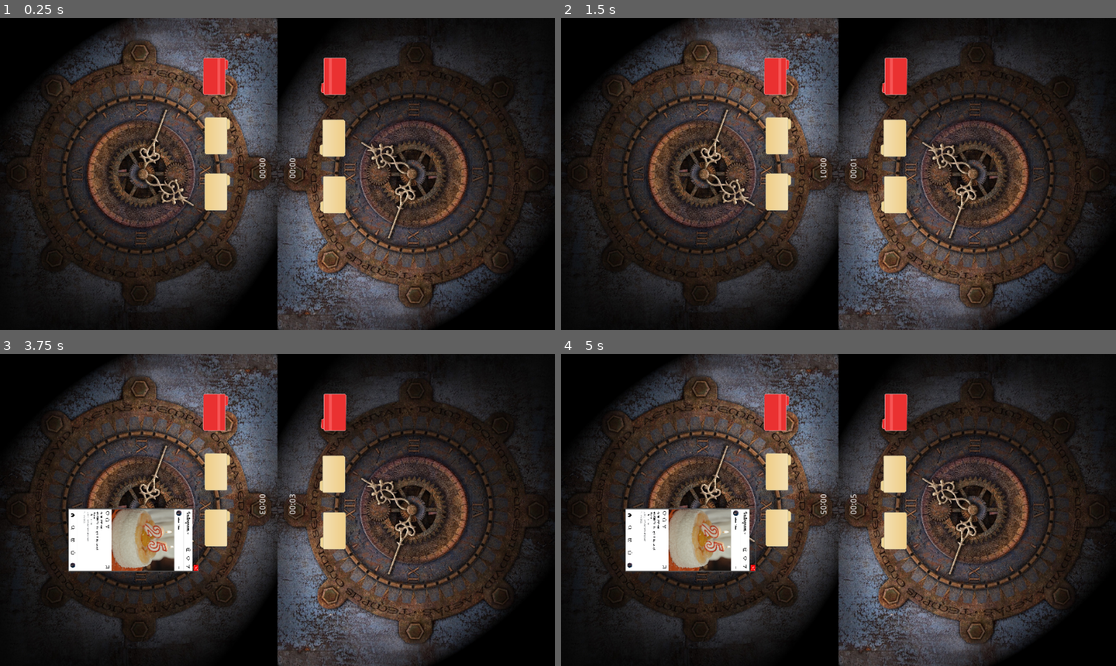
Above: before the commit, frames 1-4 (two rows, left to right).
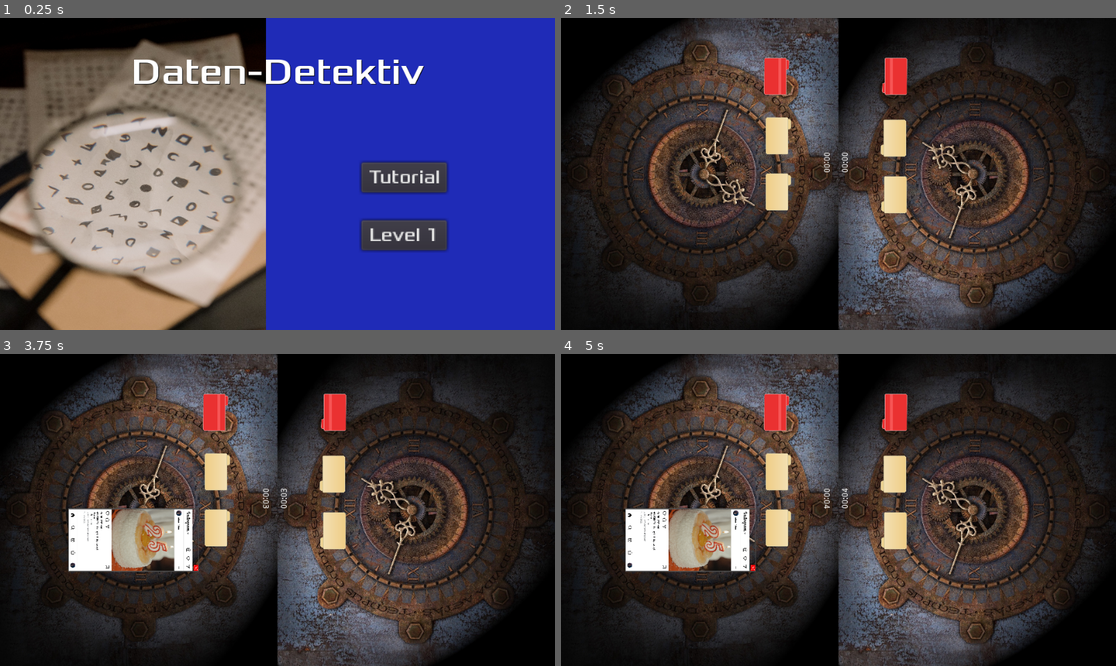
Above: after the commit, the same moments.

Repository: phil0605/Godot-Prototype
Game: Godot game, scene res://scenes/hauptmenu.tscn
Same seed, same stepped clock (60 frames per second), same inputs: the game is played once before the commit and once after it. Before the commit the project starts from res://scenes/Tutorial.tscn.
Inputs (mouse positions are in pixels of both pictures, inside the frame that each line leads up to):
- Up to frame 1 (0.25 s): no input
- Up to frame 2 (1.5 s): click (966, 177) at 0.5 s, where only the run after the commit has a clickable "Tutorial"; click (966, 236) at 1.25 s, where only the run after the commit has a clickable "Level 1"
- Up to frame 3 (3.75 s): click (405, 572) at 2 s, where only the run after the commit has a clickable "Level 1"; click (405, 572) at 2.75 s, where only the run after the commit has a clickable "Level 1"; tap Enter at 3.5 s; move the mouse to (216, 528) at 3.52 s; click (216, 528) at 3.6 s
- Up to frame 4 (5 s): tap Space at 4.25 s; move the mouse to (688, 541) at 4.27 s; click (688, 541) at 4.35 s

The runs differ from the first frame. In frame 1, 94% of the frame differs, in the area x 0-100%, y 0-100%; in frame 2, 0.2%; in frame 3, 0.2%; in frame 4, 0.2%.

Commit message:
Hauptmenü einbinden
erster Versuch der Verbindung zwischen Hauptmenü und Tutorial

Diff:
--- a/project.godot
+++ b/project.godot
@@ -11,7 +11,7 @@
 [application]
 
 config/name="Prototype"
-run/main_scene="res://scenes/Tutorial.tscn"
+run/main_scene="res://scenes/hauptmenu.tscn"
 config/icon="res://icon.png"
 
 [display]
--- a/scenes/Tutorial.tscn
+++ b/scenes/Tutorial.tscn
@@ -16,15 +16,14 @@
 [sub_resource type="StyleBoxFlat" id=3]
 bg_color = Color( 1, 1, 1, 1 )
 
-[node name="Tutorial" type="Node"]
+[node name="Tutorial" type="Node2D"]
 script = ExtResource( 8 )
-__meta__ = {
-"_edit_horizontal_guides_": [ -36.0 ]
-}
 
 [node name="BackgroundLeft" type="TextureRect" parent="."]
 anchor_right = 0.5
 anchor_bottom = 1.0
+margin_right = 480.0
+margin_bottom = 540.0
 rect_clip_content = true
 mouse_filter = 2
 mouse_default_cursor_shape = 2
@@ -76,8 +75,11 @@
 
 [node name="BackgroundRight" type="TextureRect" parent="."]
 anchor_left = 0.5
-anchor_right = 1.0
+anchor_right = 0.5
 anchor_bottom = 1.0
+margin_left = 480.0
+margin_right = 960.0
+margin_bottom = 540.0
 mouse_filter = 2
 mouse_default_cursor_shape = 2
 texture = ExtResource( 2 )
@@ -132,10 +134,10 @@
 anchor_top = 0.5
 anchor_right = 0.5
 anchor_bottom = 0.5
-margin_left = -20.0
-margin_top = -30.0
-margin_right = 20.0
-margin_bottom = -16.0
+margin_left = 466.0
+margin_top = 230.0
+margin_right = 506.0
+margin_bottom = 244.0
 rect_rotation = 90.0
 custom_colors/font_color = Color( 1, 1, 1, 1 )
 text = "00:00"
@@ -147,10 +149,10 @@
 anchor_top = 0.5
 anchor_right = 0.5
 anchor_bottom = 0.5
-margin_left = 20.0
-margin_top = 10.0
-margin_right = 60.0
-margin_bottom = 24.0
+margin_left = 485.0
+margin_top = 270.0
+margin_right = 525.0
+margin_bottom = 284.0
 rect_rotation = 270.0
 custom_colors/font_color = Color( 1, 1, 1, 1 )
 text = "00:00"
@@ -179,10 +181,10 @@
 anchor_top = 0.5
 anchor_right = 0.5
 anchor_bottom = 0.5
-margin_left = -220.0
-margin_top = -200.0
-margin_right = 180.0
-margin_bottom = -100.0
+margin_left = 260.0
+margin_top = 70.0
+margin_right = 660.0
+margin_bottom = 170.0
 rect_rotation = 90.0
 custom_colors/font_color = Color( 0, 0, 0, 1 )
 custom_styles/normal = SubResource( 3 )
--- /dev/null
+++ b/scenes/hauptmenu.tscn
@@ -0,0 +1,67 @@
+[gd_scene load_steps=7 format=2]
+
+[ext_resource path="res://scripts/hauptmenu.gd" type="Script" id=1]
+[ext_resource path="res://scenes/Tutorial.tscn" type="PackedScene" id=2]
+[ext_resource path="res://assets/lupe.jpg" type="Texture" id=3]
+[ext_resource path="res://assets/Xolonium-Regular.ttf" type="DynamicFontData" id=4]
+
+[sub_resource type="DynamicFont" id=1]
+size = 64
+font_data = ExtResource( 4 )
+
+[sub_resource type="DynamicFont" id=2]
+font_data = ExtResource( 4 )
+
+[node name="hauptmenu" type="Node2D"]
+script = ExtResource( 1 )
+
+[node name="hauptmenu" type="ColorRect" parent="."]
+margin_right = 960.0
+margin_bottom = 540.0
+mouse_filter = 2
+color = Color( 0.0862745, 0.141176, 0.811765, 0.823529 )
+
+[node name="TextureRect" type="TextureRect" parent="."]
+margin_right = 460.0
+margin_bottom = 540.0
+mouse_filter = 2
+texture = ExtResource( 3 )
+expand = true
+
+[node name="Text" type="Label" parent="."]
+anchor_left = 1.0
+anchor_top = 0.5
+anchor_right = 1.0
+anchor_bottom = 0.5
+margin_left = 227.0
+margin_top = 54.0
+margin_right = 734.0
+margin_bottom = 132.0
+custom_colors/font_color = Color( 1, 1, 1, 1 )
+custom_colors/font_color_shadow = Color( 0, 0, 0, 1 )
+custom_fonts/font = SubResource( 1 )
+text = "Daten-Detektiv"
+
+[node name="TutorialButton" type="Button" parent="."]
+margin_left = 625.0
+margin_top = 250.0
+margin_right = 699.0
+margin_bottom = 276.0
+rect_scale = Vector2( 2, 2 )
+custom_fonts/font = SubResource( 2 )
+text = "Tutorial"
+
+[node name="Level1Button" type="Button" parent="."]
+margin_left = 625.0
+margin_top = 350.0
+margin_right = 699.0
+margin_bottom = 376.0
+rect_scale = Vector2( 2, 2 )
+custom_fonts/font = SubResource( 2 )
+text = "Level 1"
+
+[node name="Tutorial" parent="." instance=ExtResource( 2 )]
+visible = false
+
+[connection signal="pressed" from="TutorialButton" to="." method="_on_TutorialButton_pressed"]
+[connection signal="pressed" from="Level1Button" to="." method="_on_Level1Button_pressed"]
--- a/scenes/hauptmenü.tscn
+++ /dev/null
@@ -1,74 +0,0 @@
-[gd_scene load_steps=6 format=2]
-
-[ext_resource path="res://assets/lupe.jpg" type="Texture" id=1]
-[ext_resource path="res://assets/Xolonium-Regular.ttf" type="DynamicFontData" id=2]
-[ext_resource path="res://scripts/hauptmenü.gd" type="Script" id=3]
-
-[sub_resource type="DynamicFont" id=1]
-size = 64
-font_data = ExtResource( 2 )
-
-[sub_resource type="DynamicFont" id=2]
-size = 34
-font_data = ExtResource( 2 )
-
-[node name="CanvasLayer" type="CanvasLayer"]
-script = ExtResource( 3 )
-
-[node name="ColorRect" type="ColorRect" parent="."]
-margin_right = 981.0
-margin_bottom = 559.0
-color = Color( 0.0862745, 0.141176, 0.486275, 0.823529 )
-
-[node name="TextureRect" type="TextureRect" parent="."]
-margin_right = 3176.0
-margin_bottom = 4764.0
-rect_min_size = Vector2( 960, 540 )
-rect_scale = Vector2( 0.12, 0.12 )
-texture = ExtResource( 1 )
-
-[node name="Text" type="Label" parent="."]
-anchor_left = 1.0
-anchor_top = 0.5
-anchor_right = 1.0
-anchor_bottom = 0.5
-margin_left = -535.0
-margin_top = -172.0
-margin_right = -28.0
-margin_bottom = -94.0
-custom_colors/font_color = Color( 1, 1, 1, 1 )
-custom_colors/font_color_shadow = Color( 0, 0, 0, 1 )
-custom_fonts/font = SubResource( 1 )
-text = "Daten-Detektiv"
-
-[node name="Start" type="Button" parent="."]
-anchor_left = 1.0
-anchor_top = 1.0
-anchor_right = 1.0
-anchor_bottom = 1.0
-margin_left = -337.0
-margin_top = -283.0
-margin_right = -235.0
-margin_bottom = -235.0
-custom_fonts/font = SubResource( 2 )
-text = "Start"
-
-[node name="Level1" type="Button" parent="."]
-anchor_left = 1.0
-anchor_top = 1.0
-anchor_right = 1.0
-anchor_bottom = 1.0
-margin_left = -333.0
-margin_top = -210.0
-margin_right = -187.0
-margin_bottom = -162.0
-custom_fonts/font = SubResource( 2 )
-text = "Level 1"
-
-[node name="Level2" type="Button" parent="."]
-margin_left = 629.0
-margin_top = 402.0
-margin_right = 775.0
-margin_bottom = 450.0
-custom_fonts/font = SubResource( 2 )
-text = "Level 2"
--- /dev/null
+++ b/scripts/hauptmenu.gd
@@ -0,0 +1,16 @@
+extends Node2D
+
+
+
+# Called when the node enters the scene tree for the first time.
+func _ready():
+	pass
+
+
+func _on_Level1Button_pressed():
+	pass # Replace with function body.
+
+
+func _on_TutorialButton_pressed():
+	$Tutorial._ready()
+	$Tutorial.visible = true
--- a/scripts/hauptmenü.gd
+++ /dev/null
@@ -1,16 +0,0 @@
-extends CanvasLayer
-
-signal start_game
-
-func _on_StartButton_pressed():
-	$StartButton.hide()
-	emit_signal("start_game")
-
-# Called when the node enters the scene tree for the first time.
-func _ready():
-	pass # Replace with function body.
-
-
-# Called every frame. 'delta' is the elapsed time since the previous frame.
-#func _process(delta):
-#	pass
Not shown, changed: .DS_Store
Not shown, changed: assets/.DS_Store
Not shown, changed: scenes/.DS_Store
Not shown, added: scripts/.DS_Store
